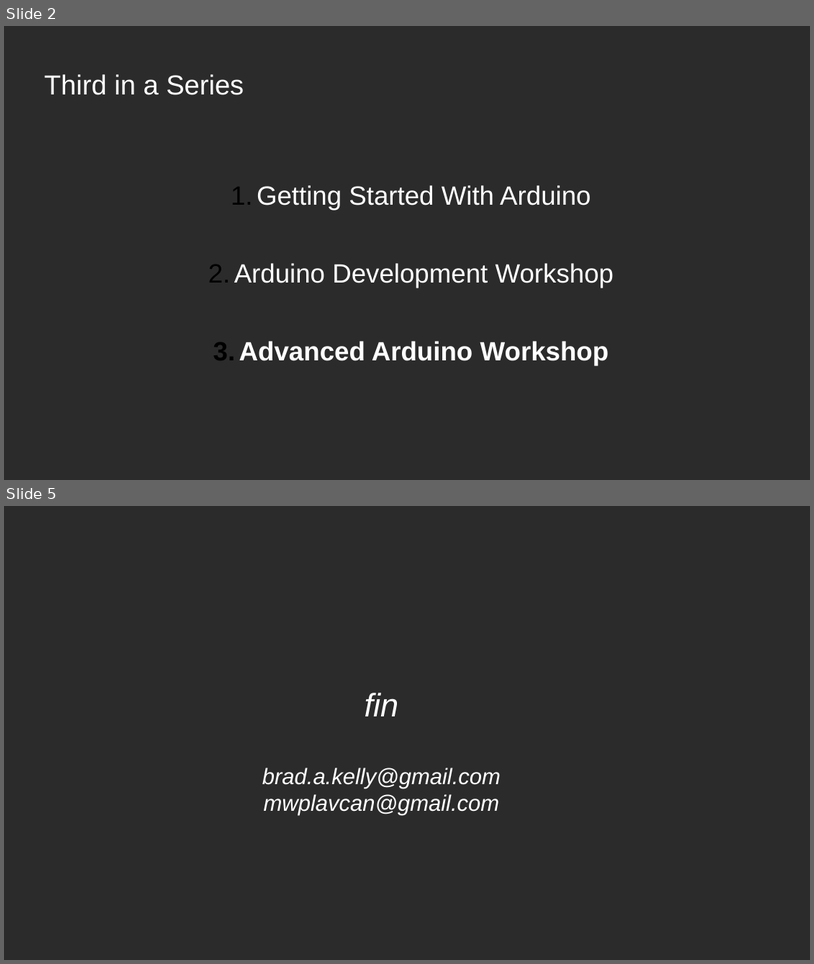
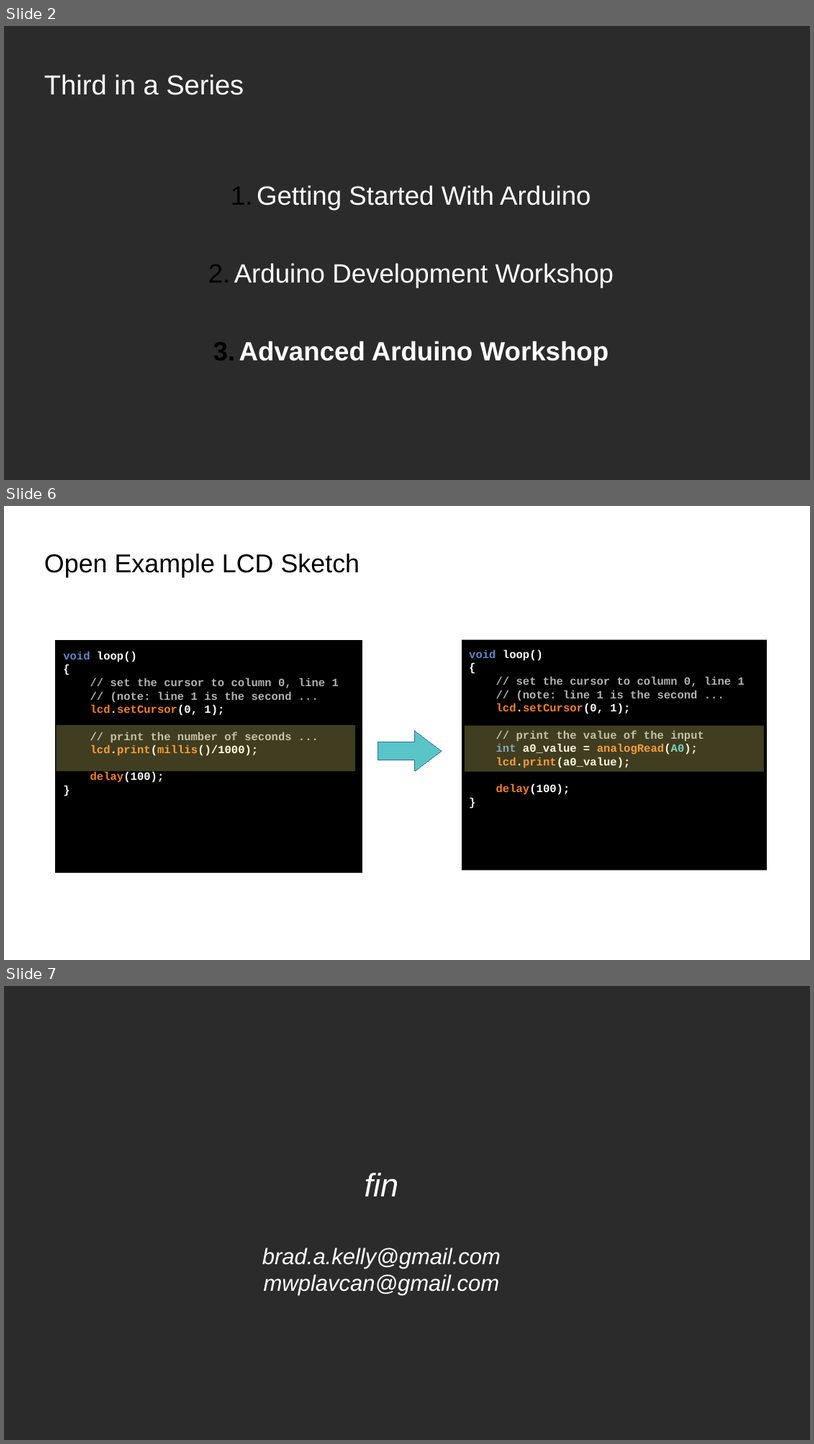
Before and after one commit to bradakelly/AdvancedArduinoWorkshop, a slide deck: CourseSlideshow.odp. Shown one above the other, each under a label of ours: slides 2 and 5 before the commit, slides 2, 6 and 7 after it; the slides between them are not shown. The pictures are 814x964 and 814x1444 pixels, drawn with LibreOffice and Linux fonts; fonts in the diff are those of the drawing; background and template pictures are left out; a plain dark background stands for a picture behind light text. Boxes give left, top, right and bottom in pixels: in the first picture for what was removed or moved away, otherwise in the second. Text is boxed around its words. In the diff, an @@ line names an element or a change of style, - is before the commit and + after.

Commit message:
Added 'Hello World' sketch slides

```diff
--- a/CourseSlideshow.odp
+++ b/CourseSlideshow.odp
@@ slide 6 added at box(4, 506, 810, 960), background picture (left out) @@
@@ title added at box(44, 554, 360, 577), 25.4 pt, text #000000 @@
+Open Example LCD Sketch
@@ rectangle added at box(56, 641, 361, 872), fill #000000, outline #000000 2.49 pt, 11 pt, text #B2B2B2, bold @@
+void loop()
+{
+// set the cursor to column 0, line 1
+// (note: line 1 is the second ...
+lcd.setCursor(0, 1);
+// print the number of seconds ...
+lcd.print(millis()/1000);
+delay(100);
+}
@@ rectangle added at box(462, 640, 767, 870), fill #000000, 11 pt, text #B2B2B2, bold @@
+void loop()
+{
+// set the cursor to column 0, line 1
+// (note: line 1 is the second ...
+lcd.setCursor(0, 1);
+// print the value of the input
+int a0_value = analogRead(A0);
+lcd.print(a0_value);
+delay(100);
+}
@@ rectangle added at box(56, 725, 355, 771), fill #FFF685 at 25% opacity @@
@@ right arrow added at box(378, 731, 442, 771), fill #59C5C7, outline #3465AF 0 pt @@
@@ rectangle added at box(465, 726, 764, 772), fill #FFF685 at 25% opacity @@
@@ what was slide 5 is now slide 7 @@
```
Also in this commit, not shown: 2 slides changed, 1 other slide added.
